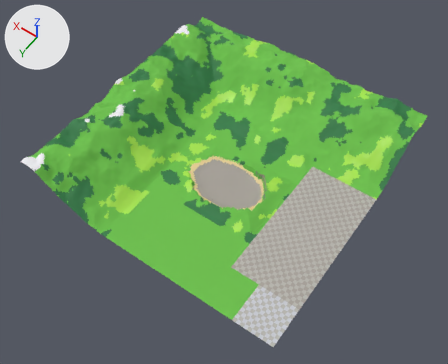
Two versions of the FBX model ragdoll-couriers/art/export/Terrain_SE.fbx, one commit apart.
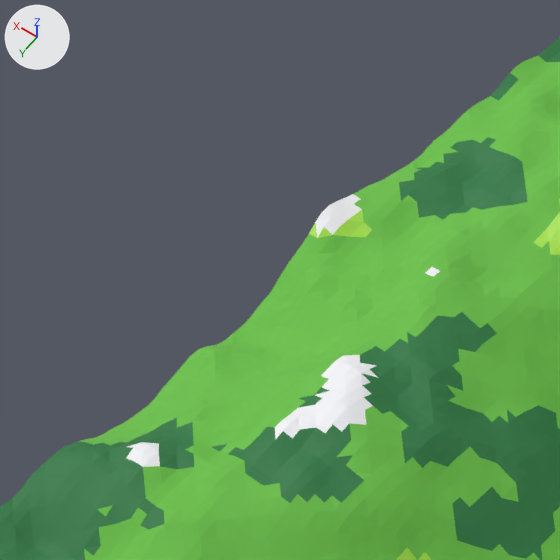
The first picture shows the older version from a 50 mm camera at (-466.0, 1020.0, 2575.0) aimed at (706.0, -619.0, -1.0). The close-ups show the older and then the newer version on the part from 14% to 35% of the width and 13% to 38% of the height of that picture. Only the edits that show in the close-ups are written down. The axes (+X, +Y, +Z) are drawn at upper left. The lights are the same throughout. Where no turn or scale is listed for an object, it has been applied to the vertices.

In view in the first close-up: 'Chunk_10_3', 'Chunk_10_4', 'Chunk_11_2', 'Chunk_11_3', 'Chunk_11_4' and 1 more.
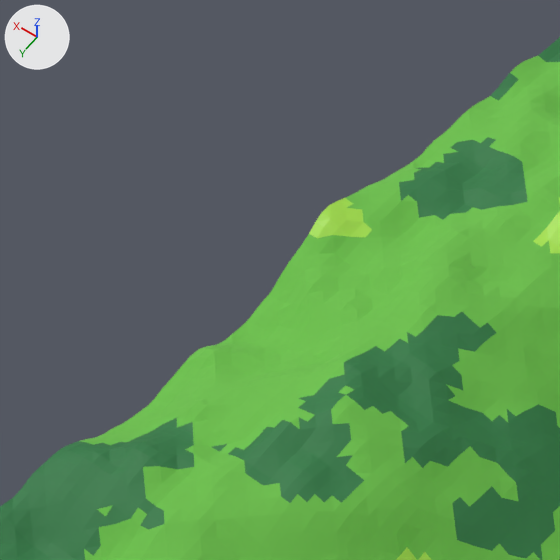
Where the change shows, as pixel boxes [x1, y1, x2, y2] in the close-ups (560 x 560 px; the box of a moved part takes in the faces that stretch with it):
part 1 of me_chunk_11_4, reshaped
    both: [275, 422, 292, 439]
part 2 of me_chunk_11_4, surface changed
    both: [126, 420, 300, 467]
part 3 of me_chunk_11_3, moved or reshaped
    before: [361, 373, 380, 391]
    after: [330, 385, 346, 399]
part 4 of me_chunk_11_3, surface changed
    both: [283, 194, 440, 434]

The change, as a list of edits to the scene's bpy script:
```text
Change me_chunk_11_4:
    used by ob_chunk_11_4; location = (1375.0, -375.0, 0.0)
    verts and faces of me_chunk_11_4; kept vertices keep their numbers, new ones are numbered from 617
    before: 209 (-35.0, -115.0, 208.0) at pixel (292, 438), 234 (-25.0, -125.0, 214.0) at pixel (290, 422), 235 (-25.0, -115.0, 212.0) at pixel (283, 430), 236 (-25.0, -105.0, 210.0) at pixel (275, 439), 260 (-15.0, -115.0, 210.0) at pixel (274, 427)
    remove me_chunk_11_4.from_pydata(...)  # 617 vertices, 1138 faces; spans x -125.0..125.0, y -125.0..125.0, z 123.0..214.0
    add me_chunk_11_4.from_pydata(...)  # 616 vertices, 1136 faces; spans x -125.0..125.0, y -125.0..125.0, z 123.0..214.0
    me_chunk_11_4 part 1
    add delete_vertices([235])  # with the faces that use them
    add faces += [(234, 260, 236), (209, 234, 236)]
    me_chunk_11_4 part 2: 15 kept faces spanning x -35.0..75.0, y -125.0..-15.0, z 207.0..214.0 get new texture (UV) coordinates
Change me_chunk_11_3:
    used by ob_chunk_11_3; location = (1375.0, -625.0, 0.0)
    remove me_chunk_11_3.from_pydata(...)  # 630 vertices, 1161 faces; spans x -125.0..125.0, y -125.0..125.0, z 141.0..219.0
    add me_chunk_11_3.from_pydata(...)  # 629 vertices, 1159 faces; spans x -125.0..125.0, y -125.0..125.0, z 142.0..219.0
    me_chunk_11_3 part 3: 1 vertex removed from x -45.0, y 45.0, z 209.0; 1 vertex added at x -35.0, y 75.0, z 215.0
    me_chunk_11_3 part 4: 87 kept faces spanning x -75.0..125.0, y -125.0..125.0, z 206.0..219.0 get new texture (UV) coordinates
    other edits to the shape of me_chunk_11_3 do not show in these pictures
```
